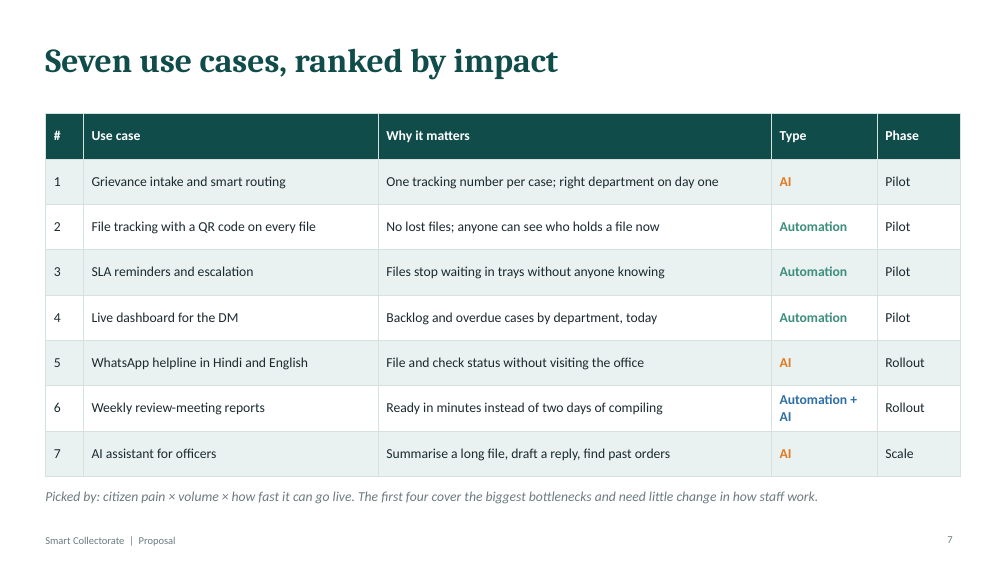
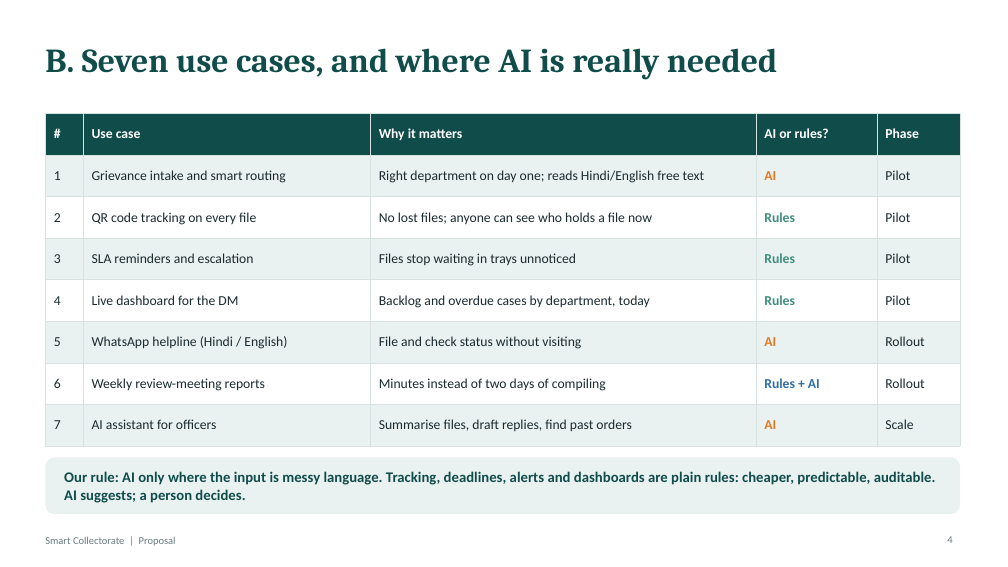
Before and after one commit to easycodewithme/Assignemnt-Automation, a slide deck: slide 4 of presentation/Smart_Collectorate_Proposal.pptx (slide 7 before the commit). Drawn at 1008x567 pixels with LibreOffice and Linux fonts; fonts in the diff are those of the drawing. Boxes give left, top, right and bottom in pixels: in the first picture for what was removed or moved away, otherwise in the second. Text is boxed around its words. In the diff, an @@ line names an element or a change of style, - is before the commit and + after.

```diff
--- a/presentation/Smart_Collectorate_Proposal.pptx
+++ b/presentation/Smart_Collectorate_Proposal.pptx
@@ title at [45, 48, 777, 80]: text changed @@
-Seven use cases, ranked by impact
+B. Seven use cases, and where AI is really needed
@@ table at [45, 113, 960, 435] @@
-row 1, column 4: Type
+row 1, column 4: AI or rules?
-row 2, column 3: One tracking number per case; right department on day one
+row 2, column 3: Right department on day one; reads Hindi/English free text
-row 3, column 2: File tracking with a QR code on every file
+row 3, column 2: QR code tracking on every file
-row 3, column 4: Automation
+row 3, column 4: Rules
-row 4, column 3: Files stop waiting in trays without anyone knowing
+row 4, column 3: Files stop waiting in trays unnoticed
-row 4, column 4: Automation
+row 4, column 4: Rules
-row 5, column 4: Automation
+row 5, column 4: Rules
-row 6, column 2: WhatsApp helpline in Hindi and English
+row 6, column 2: WhatsApp helpline (Hindi / English)
-row 6, column 3: File and check status without visiting the office
+row 6, column 3: File and check status without visiting
-row 7, column 3: Ready in minutes instead of two days of compiling
+row 7, column 3: Minutes instead of two days of compiling
-row 7, column 4: Automation + AI
+row 7, column 4: Rules + AI
-row 8, column 3: Summarise a long file, draft a reply, find past orders
+row 8, column 3: Summarise files, draft replies, find past orders
@@ rounded rectangle added at [45, 457, 960, 514], fill #EAF2F1 @@
@@ text added at [64, 471, 936, 503], 14 pt, text #0F4C4A, bold @@
+Our rule: AI only where the input is messy language. Tracking, deadlines, alerts and dashboards are plain rules: cheaper, predictable, auditable. AI suggests; a person decides.
@@ text removed at [45, 491, 818, 504] @@
-Picked by: citizen pain × volume × how fast it can go live. The first four cover the biggest bottlenecks and need little change in how staff work.
@@ page number at [947, 536, 952, 543]: text changed @@
-7
+4
```
Also in this commit, not shown: 3 other slides changed, 4 slides added, 14 slides removed, 1 other file.
